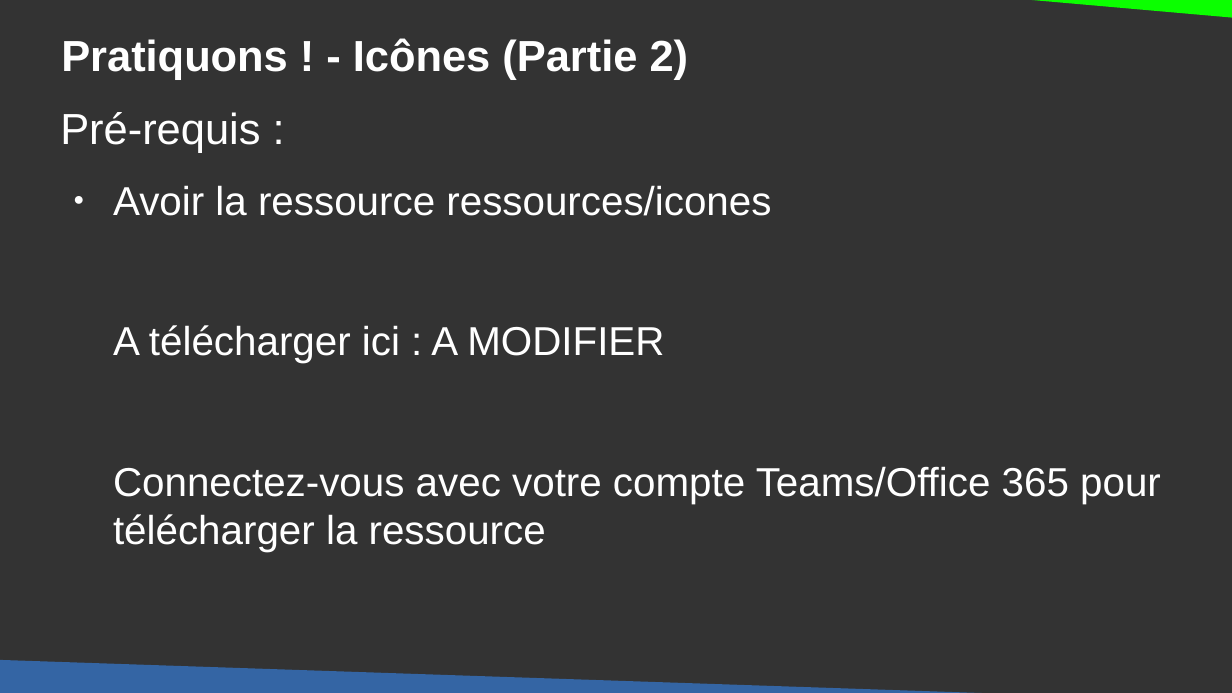
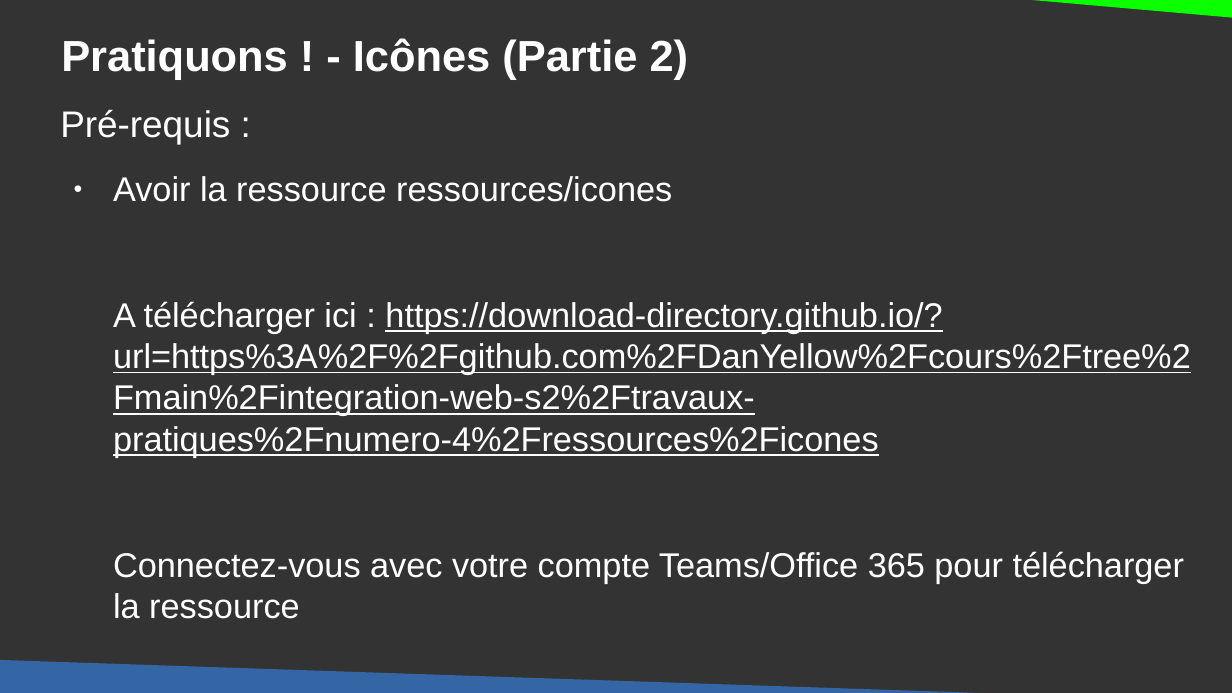
Before and after one commit to DanYellow/cours, a slide deck: slide 18 of integration-web-s2/travaux-pratiques/numero-4/presentation.odp. Drawn at 1232x693 pixels with LibreOffice and Linux fonts; fonts in the diff are those of the drawing. Boxes give left, top, right and bottom in pixels: in the first picture for what was removed or moved away, otherwise in the second. Text is boxed around its words. In the diff, an @@ line names an element or a change of style, - is before the commit and + after.

```diff
--- a/integration-web-s2/travaux-pratiques/numero-4/presentation.odp
+++ b/integration-web-s2/travaux-pratiques/numero-4/presentation.odp
@@ text at (60,109,1184,619): size 28 to 23.8 pt in "Pré-requis :"; size 26 to 22.1 pt in "Avoir la ressource ressources/icones", "Connectez-vous avec votre compte Teams/Office 365 pour ..." @@
@@ text at (113,301,1191,457): text changed; size 26 to 22.1 pt @@
-A télécharger ici : A MODIFIER
+A télécharger ici : https://download-directory.github.io/?url=https%3A%2F%2Fgithub.com%2FDanYellow%2Fcours%2Ftree%2Fmain%2Fintegration-web-s2%2Ftravaux-pratiques%2Fnumero-4%2Fressources%2Ficones
```
Also in this commit, not shown: 1 other slide changed, 2 other files.
